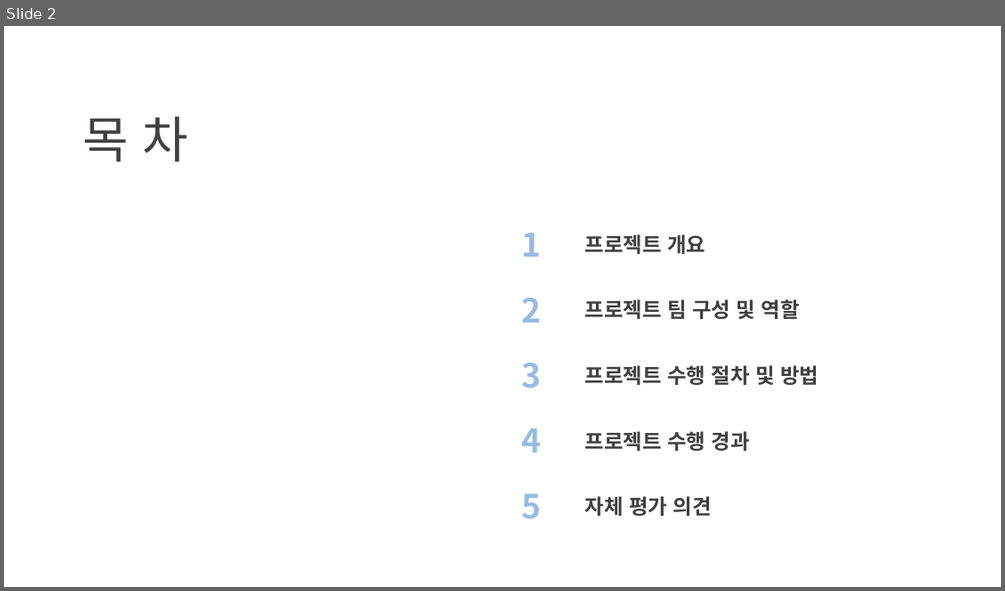
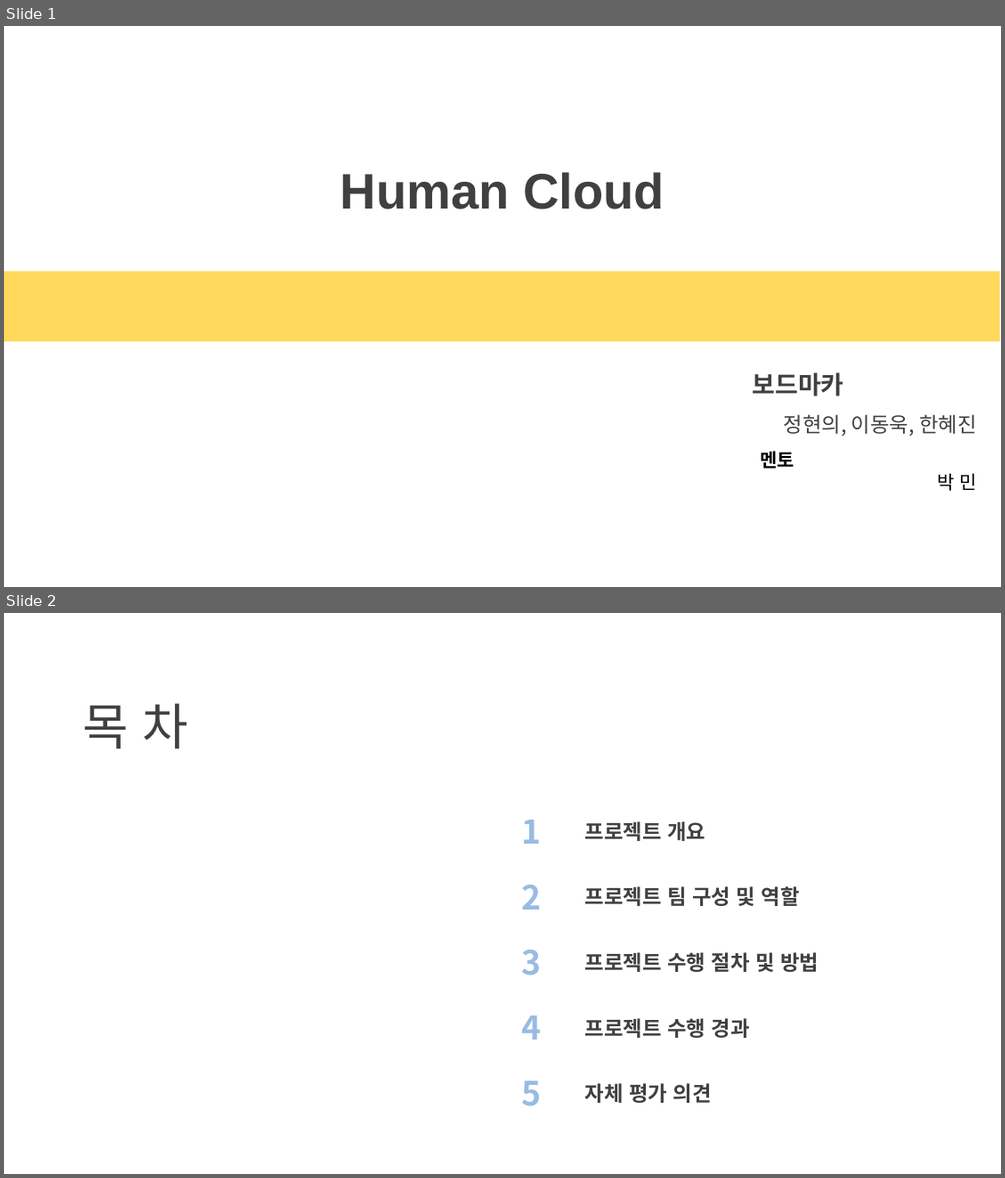
Before and after one commit to green424minee/greenart-HumanCloud, a slide deck: 문서/3_팀_프로젝트_결과보고서.pptx. Shown one above the other, each under a label of ours: slide 2 before the commit, slides 1 and 2 after it. The pictures are 1005x591 and 1005x1178 pixels, drawn with LibreOffice and Linux fonts; fonts in the diff are those of the drawing; background and template pictures are left out. Boxes give left, top, right and bottom in pixels: in the first picture for what was removed or moved away, otherwise in the second. Text is boxed around its words. In the diff, an @@ line names an element or a change of style, - is before the commit and + after.

```diff
--- a/문서/3_팀_프로젝트_결과보고서.pptx
+++ b/문서/3_팀_프로젝트_결과보고서.pptx
@@ slide 1 added at (4, 26, 1001, 587), background #FFFFFF @@
@@ text added at (340, 172, 663, 209), 48 pt, text #404040, bold @@
+Human Cloud
@@ rectangle added at (4, 272, 999, 342), fill #FFD85C @@
@@ text added at (752, 372, 976, 435), 20 pt, text #404040 @@
+보드마카
+정현의, 이동욱, 한혜진
@@ text added at (760, 451, 976, 491), 18 pt, text #000000, bold @@
+멘토
+박 민
```
Also in this commit, not shown: 6 slides changed, 1 slide removed.
